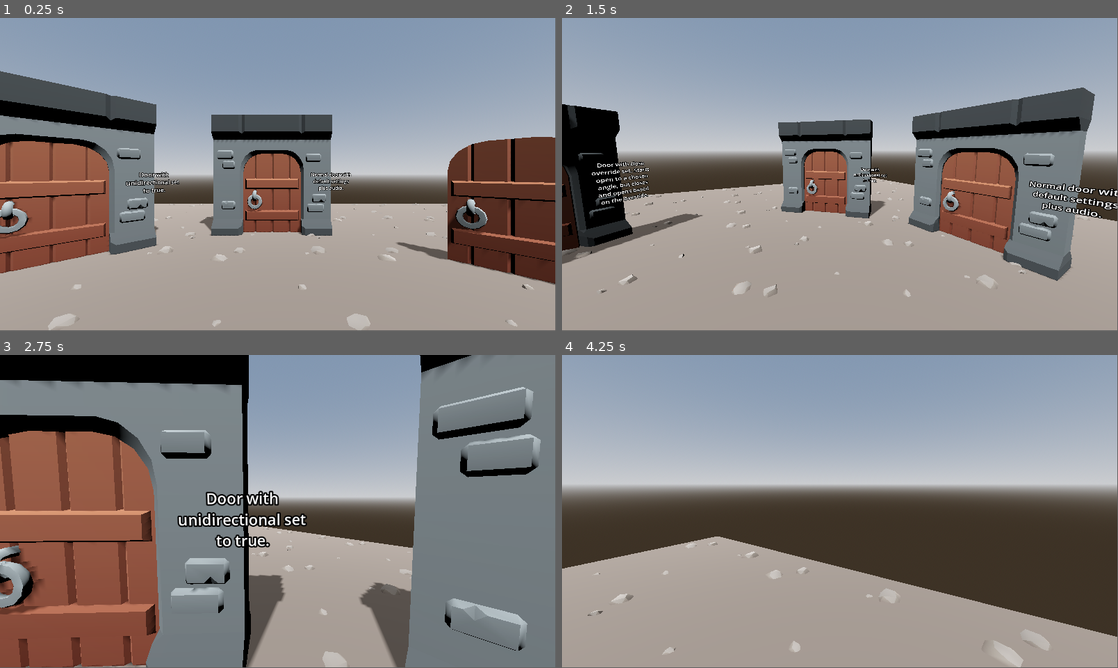
Above: before the commit, frames 1-4 (two rows, left to right).
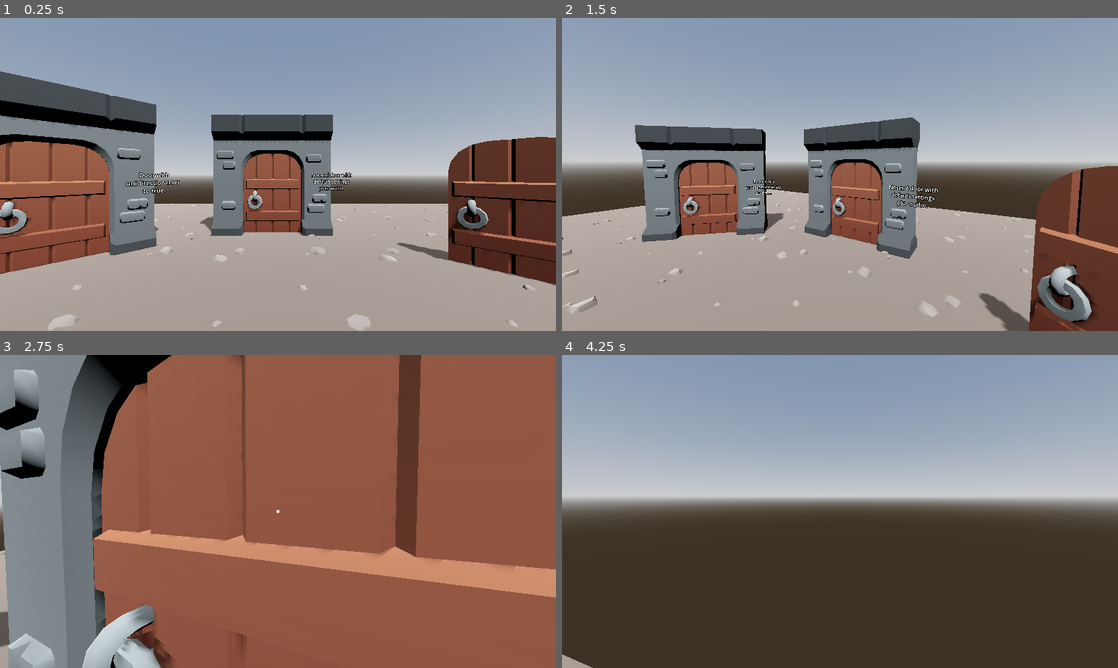
Above: after the commit, the same moments.

Repository: dragon1freak/dragon-door
Game: Godot game, scene res://scenes/test_world.tscn
Same seed, same stepped clock (60 frames per second), same inputs: the game is played once before the commit and once after it.
Inputs (mouse positions are in pixels of both pictures, inside the frame that each line leads up to):
- Up to frame 1 (0.25 s): no input
- Up to frame 2 (1.5 s): tap Enter at 0.5 s; move the mouse to (962, 158) at 0.52 s; hold D (move_right) 0.53-1.28 s; tap F (interact) at 0.6, 1.35 s; click (962, 158) at 0.67 s; tap Space (jump) at 0.77 s; move the mouse to (812, 174) at 1.27 s; hold W (move_forward) from 1.28 s (still down); click (812, 174) at 1.42 s
- Up to frame 3 (2.75 s): keep holding W (move_forward); tap Space (jump) at 1.52 s; move the mouse to (289, 505) at 2.02 s; tap F (interact) at 2.1 s; click (289, 505) at 2.17 s
- Up to frame 4 (4.25 s): keep holding W (move_forward); move the mouse to (834, 514) at 2.77 s; tap F (interact) at 2.85, 3.6 s; click (834, 514) at 2.92 s; tap Space (jump) at 3.02, 3.77 s; move the mouse to (878, 514) at 3.52 s; click (878, 514) at 3.67 s
In our replay, the window is 799x449 before the commit and 800x450 after it. These sizes can differ from the game's own. Grey fills any space a smaller window leaves; there, only what the larger window draws over its background counts as a difference.

The runs differ from the first frame. In frame 1, 2.4% of the frame differs, in the area x 0-100%, y 0-100%; in frame 2, 43%; in frame 3, 93%; in frame 4, 37%.

Commit message:
Rename script

Diff:
--- a/project.godot
+++ b/project.godot
@@ -14,6 +14,11 @@
 run/main_scene="uid://j0vtoj47wsb5"
 config/features=PackedStringArray("4.5", "GL Compatibility")
 config/icon="res://icon.svg"
+
+[display]
+
+window/size/viewport_width=1280
+window/size/viewport_height=720
 
 [input]
 
--- a/scenes/door.tscn
+++ b/scenes/door.tscn
@@ -1,7 +1,7 @@
 [gd_scene load_steps=8 format=3 uid="uid://d0a0urr8tdjc5"]
 
 [ext_resource type="PackedScene" uid="uid://bhjr5v2x0rwhv" path="res://models/wall_doorway.gltf" id="1_ba8gm"]
-[ext_resource type="Script" uid="uid://6bfrmp0jp4lc" path="res://scripts/door.gd" id="2_uvdjg"]
+[ext_resource type="Script" uid="uid://6bfrmp0jp4lc" path="res://scripts/dragon_door.gd" id="2_uvdjg"]
 [ext_resource type="AudioStream" uid="uid://tac3u2c1j3k7" path="res://audio/doorClose_4.ogg" id="3_la1wf"]
 [ext_resource type="AudioStream" uid="uid://n2ljyqvvy7lf" path="res://audio/doorOpen_1.ogg" id="4_18pbm"]
 [ext_resource type="AudioStream" uid="uid://cshl2iev6j03o" path="res://audio/doorClose_2.ogg" id="5_18pbm"]
--- a/scenes/test_world.tscn
+++ b/scenes/test_world.tscn
@@ -4,7 +4,7 @@
 [ext_resource type="PackedScene" uid="uid://d0a0urr8tdjc5" path="res://scenes/door.tscn" id="2_gy3sr"]
 [ext_resource type="Script" uid="uid://33lbf3l1gqnf" path="res://scenes/player.gd" id="3_3263u"]
 [ext_resource type="Material" uid="uid://d0os3hurh3fk4" path="res://models/texture.tres" id="3_nrstc"]
-[ext_resource type="Script" uid="uid://6bfrmp0jp4lc" path="res://scripts/door.gd" id="4_7448y"]
+[ext_resource type="Script" uid="uid://6bfrmp0jp4lc" path="res://scripts/dragon_door.gd" id="4_7448y"]
 [ext_resource type="Script" uid="uid://tgqt0uf86vlg" path="res://scenes/interactor.gd" id="4_umbte"]
 [ext_resource type="Script" uid="uid://c2grl82slxsjx" path="res://scenes/player_hud.gd" id="5_dvny0"]
 [ext_resource type="Texture2D" uid="uid://dvqtlbgje62t2" path="res://scenes/grey_circle.png" id="5_ynswa"]
@@ -395,6 +395,7 @@
 [node name="Player" type="CharacterBody3D" parent="."]
 transform = Transform3D(1, 0, 0, 0, 1, 0, 0, 0, 1, 0, 1, 0)
 script = ExtResource("3_3263u")
+mouse_sensitivity = 6.0
 
 [node name="CollisionShape3D" type="CollisionShape3D" parent="Player"]
 shape = SubResource("CapsuleShape3D_umbte")
Renamed: scripts/door.gd -> scripts/dragon_door.gd
Renamed: scripts/door.gd.uid -> scripts/dragon_door.gd.uid
